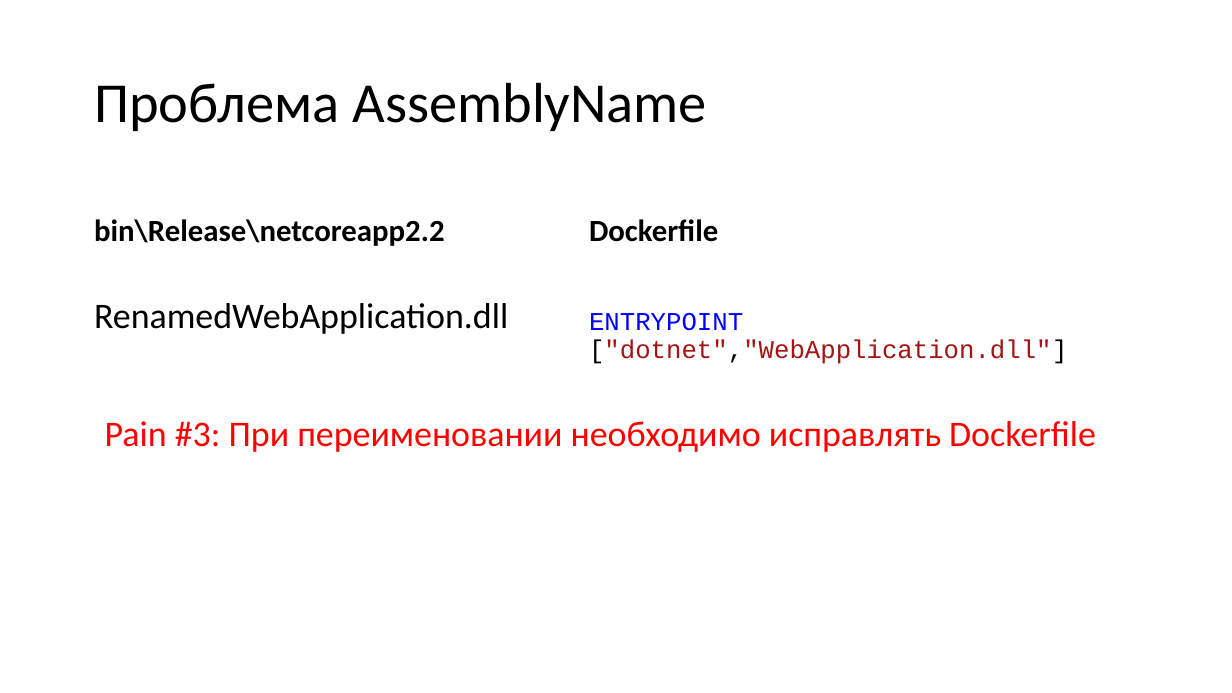
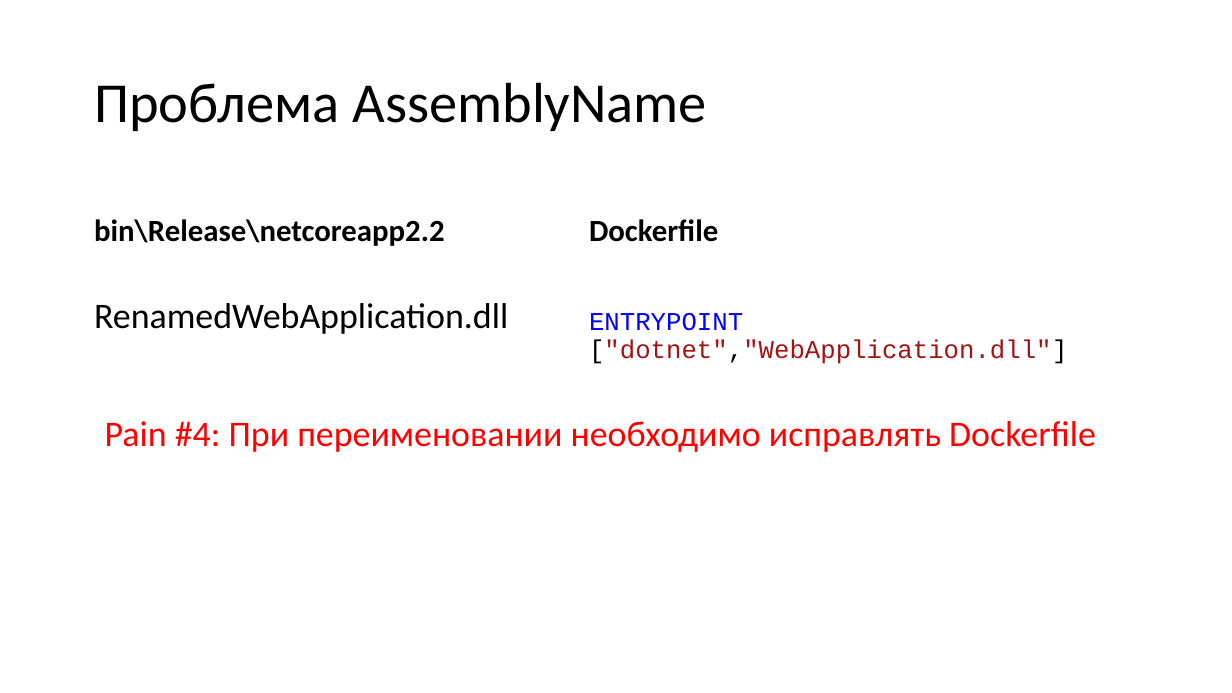
Before and after one commit to kugushev/presentations, a slide deck: slide 78 of 2019_VisualStudio-And-Docker/Presentation.pptx (slide 56 before the commit). Drawn at 1232x693 pixels with LibreOffice and Linux fonts; fonts in the diff are those of the drawing. Boxes give left, top, right and bottom in pixels: in the first picture for what was removed or moved away, otherwise in the second. Text is boxed around its words. In the diff, an @@ line names an element or a change of style, - is before the commit and + after.

Commit message:
finish presentation about docker

```diff
--- a/2019_VisualStudio-And-Docker/Presentation.pptx
+++ b/2019_VisualStudio-And-Docker/Presentation.pptx
@@ text at bbox=[105, 421, 1096, 452]: text changed @@
-Pain #3: При переименовании необходимо исправлять Dockerfile
+Pain #4: При переименовании необходимо исправлять Dockerfile
```
Also in this commit, not shown: 4 other slides changed, 53 slides added, 2 slides removed, 8 other files.
